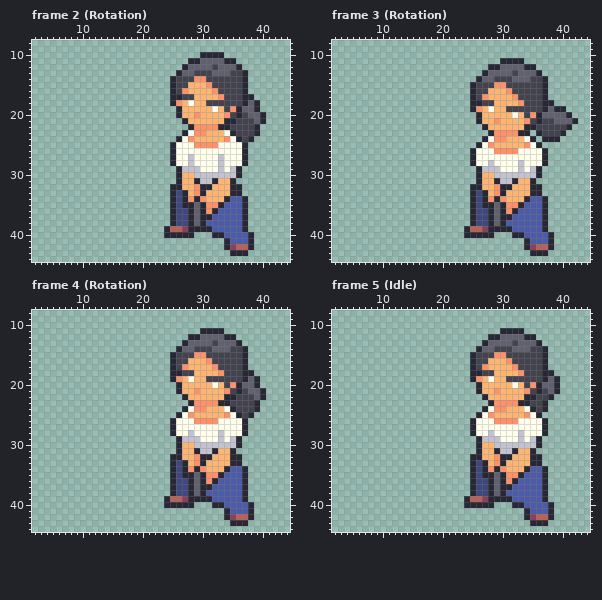
Two versions of one pixel-art file, ASSETS_AND_ASSEPRITE_FILES/Characters/Ling.aseprite. That is the earlier state.
64x64 pixels, 30 frames. Shown: frame 2 (Rotation): x 2..44, y 8..44; frame 3 (Rotation): x 2..44, y 8..44; frame 4 (Rotation): x 2..44, y 8..44; frame 5 (Idle): x 2..44, y 8..44. The commit also changed other frames, which this record leaves out.
Now the later version:
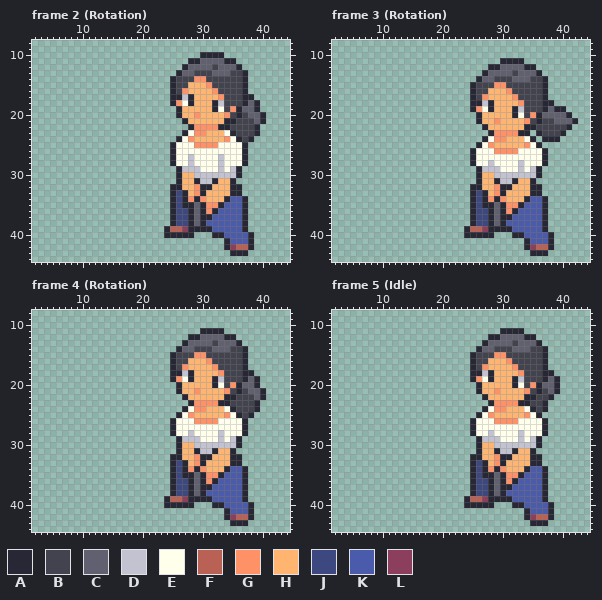
Palette (. is transparent): A #272736  B #43434f  C #606070  D #c2c2d1  E #ffffeb  F #ba6156  G #ff9166  H #ffb570  J #3d4880  K #4b5bab  L #8c3f5d
What changed:
Frame 2 (Rotation), layer "FRONT-LEFT":
y 17: x 27..28 BB -> DA
y 18: x 27..28 HE -> EA; x 31..33 BBB -> HAD
y 19: x 32..33 EH -> AE
Frame 3 (Rotation), layer "FRONT-LEFT":
y 18: x 27..28 BB -> DA
y 19: x 27..28 HE -> EA; x 31..33 BBB -> HAD
y 20: x 32..33 EH -> AE
Frame 4 (Rotation), layer "FRONT-LEFT": the same change as frame 3 (Rotation)
Frame 5 (Idle), layer "FRONT-LEFT": the same change as frame 3 (Rotation)
Where, in picture pixels (left, top, right, bottom), the same in both pictures:
changed: (182, 94, 224, 112)
changed: (482, 100, 524, 118)
changed: (182, 370, 224, 388)
changed: (482, 370, 524, 388)
